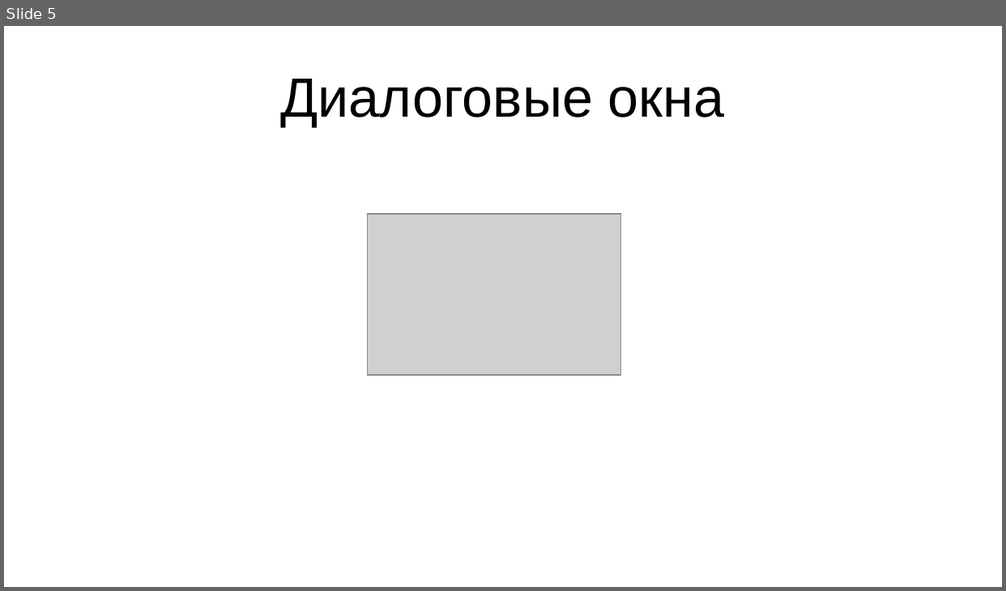
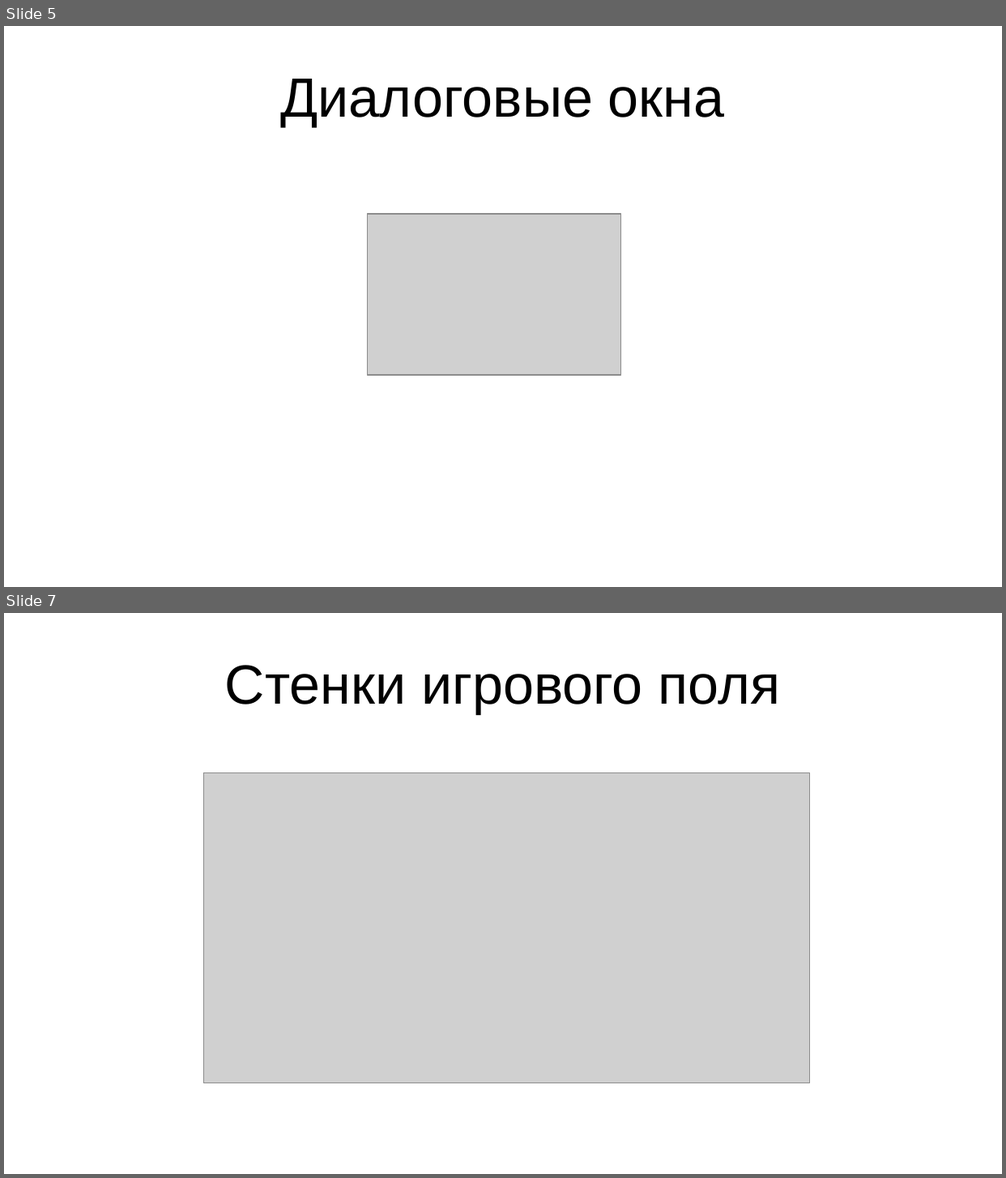
Before and after one commit to Ruslan-7AMR77/Arcanoid, a slide deck: PyGame Миндубаев Юртаев.odp. Shown one above the other, each under a label of ours: slide 5 before the commit, slides 5 and 7 after it; the slides between them are not shown. The pictures are 1006x591 and 1006x1178 pixels, drawn with LibreOffice and Linux fonts; fonts in the diff are those of the drawing; grey boxes stand for pictures. Boxes give left, top, right and bottom in pixels: in the first picture for what was removed or moved away, otherwise in the second. Text is boxed around its words. In the diff, an @@ line names an element or a change of style, - is before the commit and + after.

```diff
--- a/PyGame Миндубаев Юртаев.odp
+++ b/PyGame Миндубаев Юртаев.odp
@@ slide 7 added at box(4, 613, 1002, 1174), background #FFFFFF @@
@@ title added at box(225, 665, 780, 714), 44 pt, text #000000 @@
+Стенки игрового поля
@@ picture added at box(203, 773, 809, 1084) @@
```
Also in this commit, not shown: 1 slide changed, 7 other slides added.
